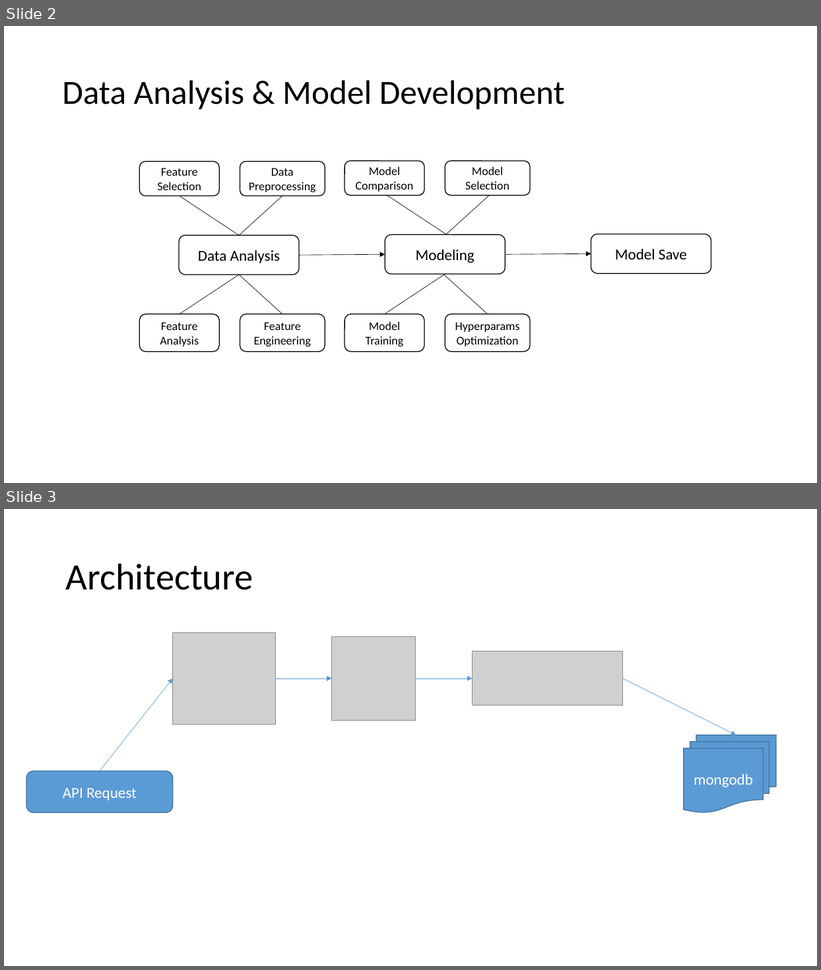
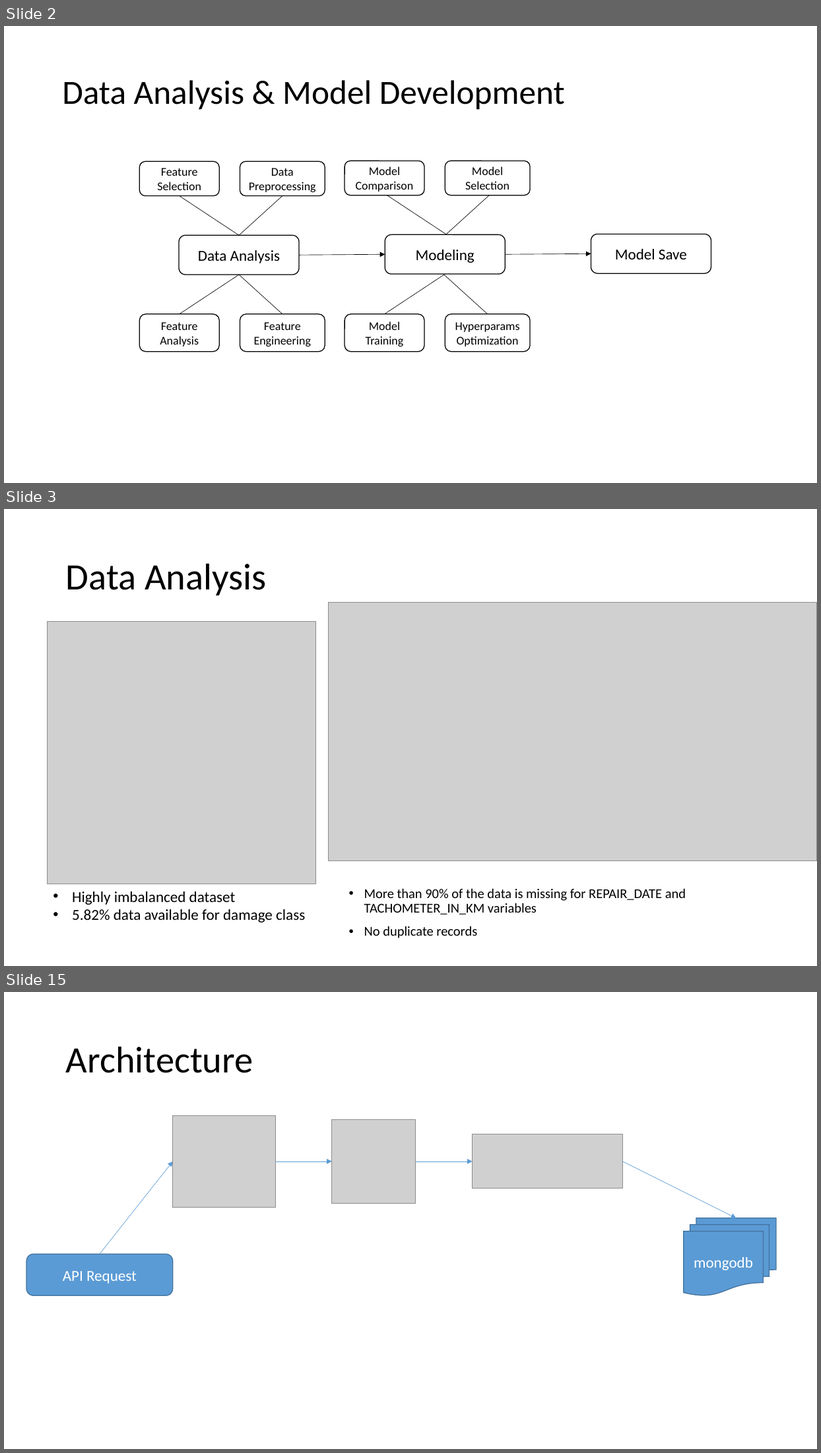
Before and after one commit to adilmukhtar82/PdM, a slide deck: docs/Presentation.pptx. Shown one above the other, each under a label of ours: slides 2 and 3 before the commit, slides 2, 3 and 15 after it; the slides between them are not shown. The pictures are 821x970 and 821x1453 pixels, drawn with LibreOffice and Linux fonts; fonts in the diff are those of the drawing; grey boxes stand for pictures. Boxes give left, top, right and bottom in pixels: in the first picture for what was removed or moved away, otherwise in the second. Text is boxed around its words. In the diff, an @@ line names an element or a change of style, - is before the commit and + after.

```diff
--- a/docs/Presentation.pptx
+++ b/docs/Presentation.pptx
@@ slide 3 added at (x1=4, y1=509, x2=817, y2=966), background #FFFFFF @@
@@ title added at (x1=66, y1=563, x2=266, y2=595), 44 pt, text #000000 @@
+Data Analysis
@@ picture added at (x1=329, y1=603, x2=817, y2=861) @@
@@ picture added at (x1=48, y1=622, x2=316, y2=884) @@
@@ text added at (x1=72, y1=892, x2=305, y2=923), 18 pt, text #000000 @@
+• Highly imbalanced dataset
+• 5.82% data available for damage class
@@ text added at (x1=364, y1=889, x2=686, y2=939), 16 pt, text #000000 @@
+• More than 90% of the data is missing for REPAIR_DATE and TACHOMETER_IN_KM variables
+• No duplicate records
@@ what was slide 3 is now slide 15 @@
```
Also in this commit, not shown: 1 slide changed, 11 other slides added, 3 other files.
